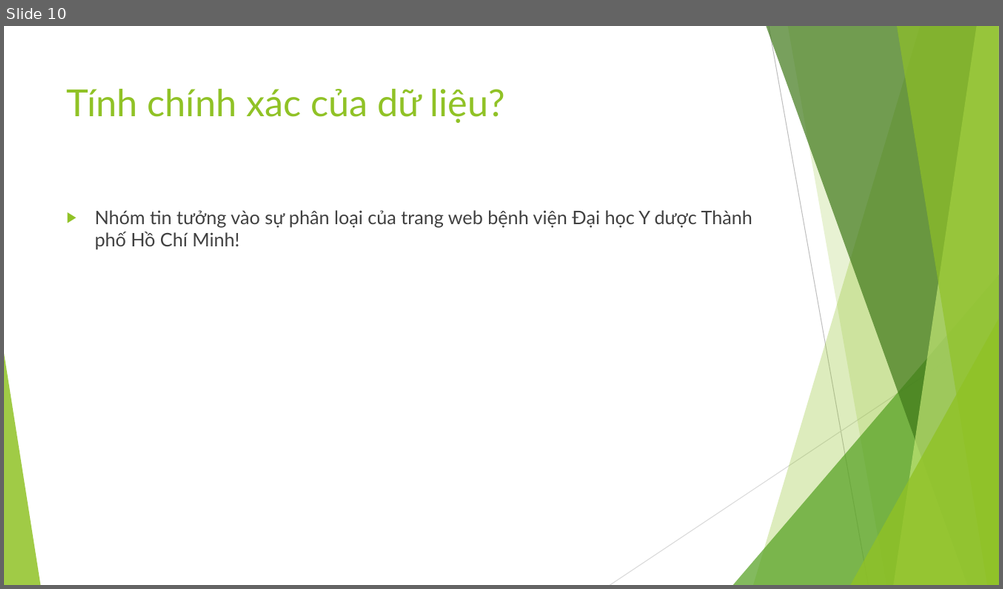
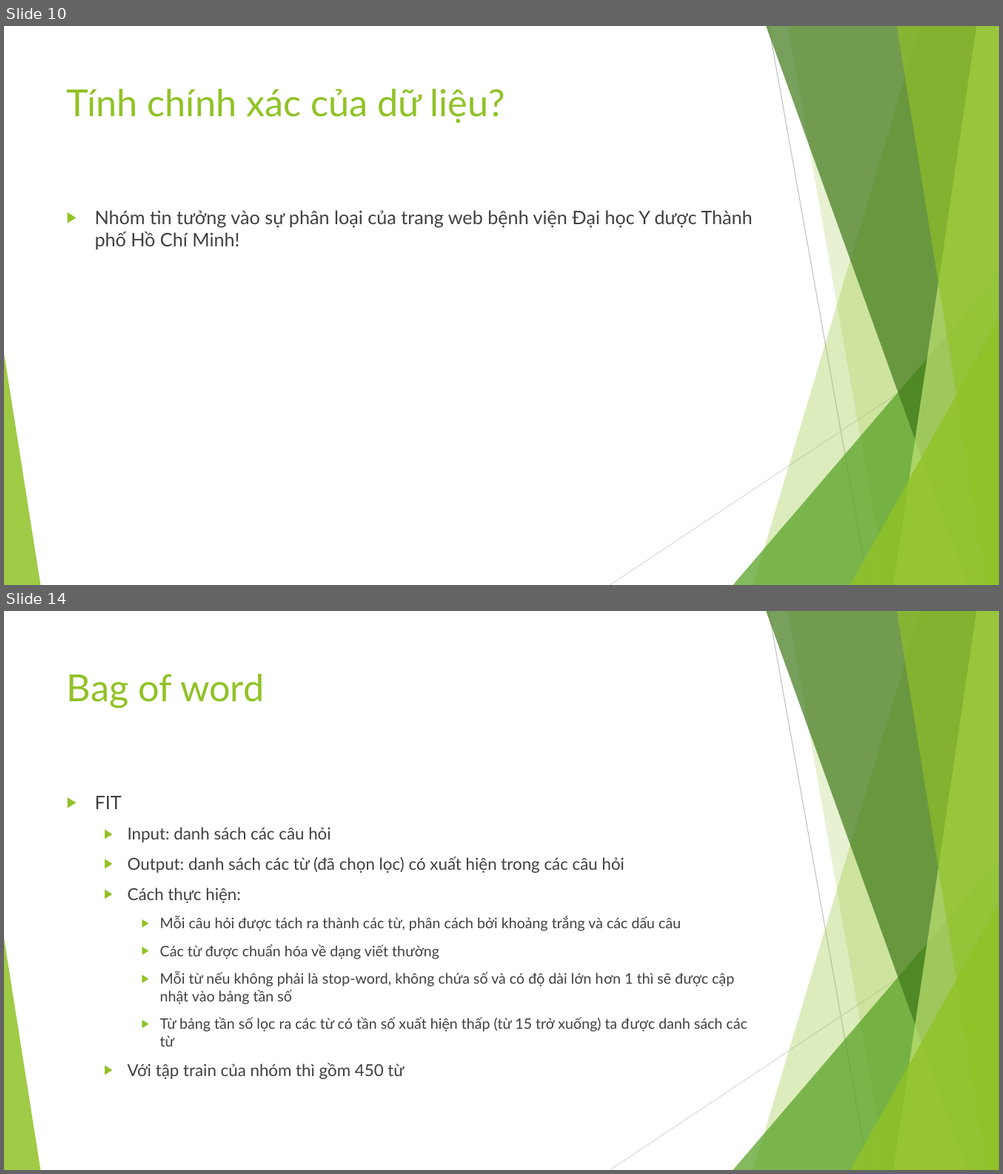
Before and after one commit to NhanCode/DataScienceFinalProject, a slide deck: DACK_Slide.pptx. Shown one above the other, each under a label of ours: slide 10 before the commit, slides 10 and 14 after it; the slides between them are not shown. The pictures are 1003x589 and 1003x1174 pixels, drawn with LibreOffice and Linux fonts; fonts in the diff are those of the drawing. Boxes give left, top, right and bottom in pixels: in the first picture for what was removed or moved away, otherwise in the second. Text is boxed around its words. In the diff, an @@ line names an element or a change of style, - is before the commit and + after.

```diff
--- a/DACK_Slide.pptx
+++ b/DACK_Slide.pptx
@@ slide 14 added at (4,611,999,1170), background #FFFFFF; not listed: 10 template elements that a slide beside it also shows @@
@@ title added at (67,674,264,708), 36 pt, text #90C226 @@
+Bag of word
@@ text added at (95,796,747,1079), 14 pt, text #404040 @@
+▶ FIT
+  ▶ Input: danh sách các câu hỏi
+  ▶ Output: danh sách các từ (đã chọn lọc) có xuất hiện trong các câu hỏi
+  ▶ Cách thực hiện:
+    ▶ Mỗi câu hỏi được tách ra thành các từ, phân cách bởi khoảng trắng và các dấu câu
+    ▶ Các từ được chuẩn hóa về dạng viết thường
+    ▶ Mỗi từ nếu không phải là stop-word, không chứa số và có độ dài lớn hơn 1 thì sẽ được cập nhật vào bảng tần số
+    ▶ Từ bảng tần số lọc ra các từ có tần số xuất hiện thấp (từ 15 trở xuống) ta được danh sách các từ
+  ▶ Với tập train của nhóm thì gồm 450 từ
```
Also in this commit, not shown: 4 slides changed, 8 other slides added, 1 other file.
